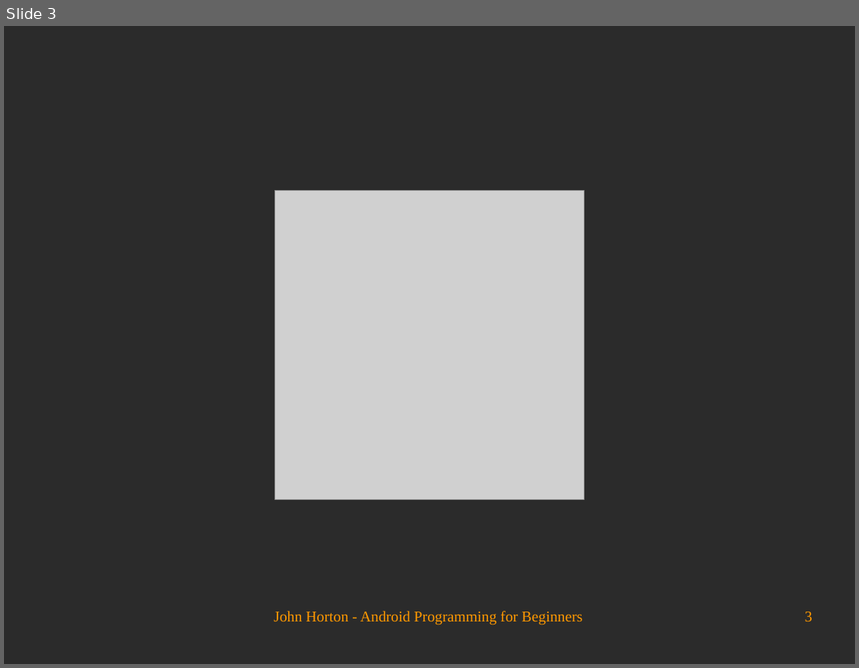
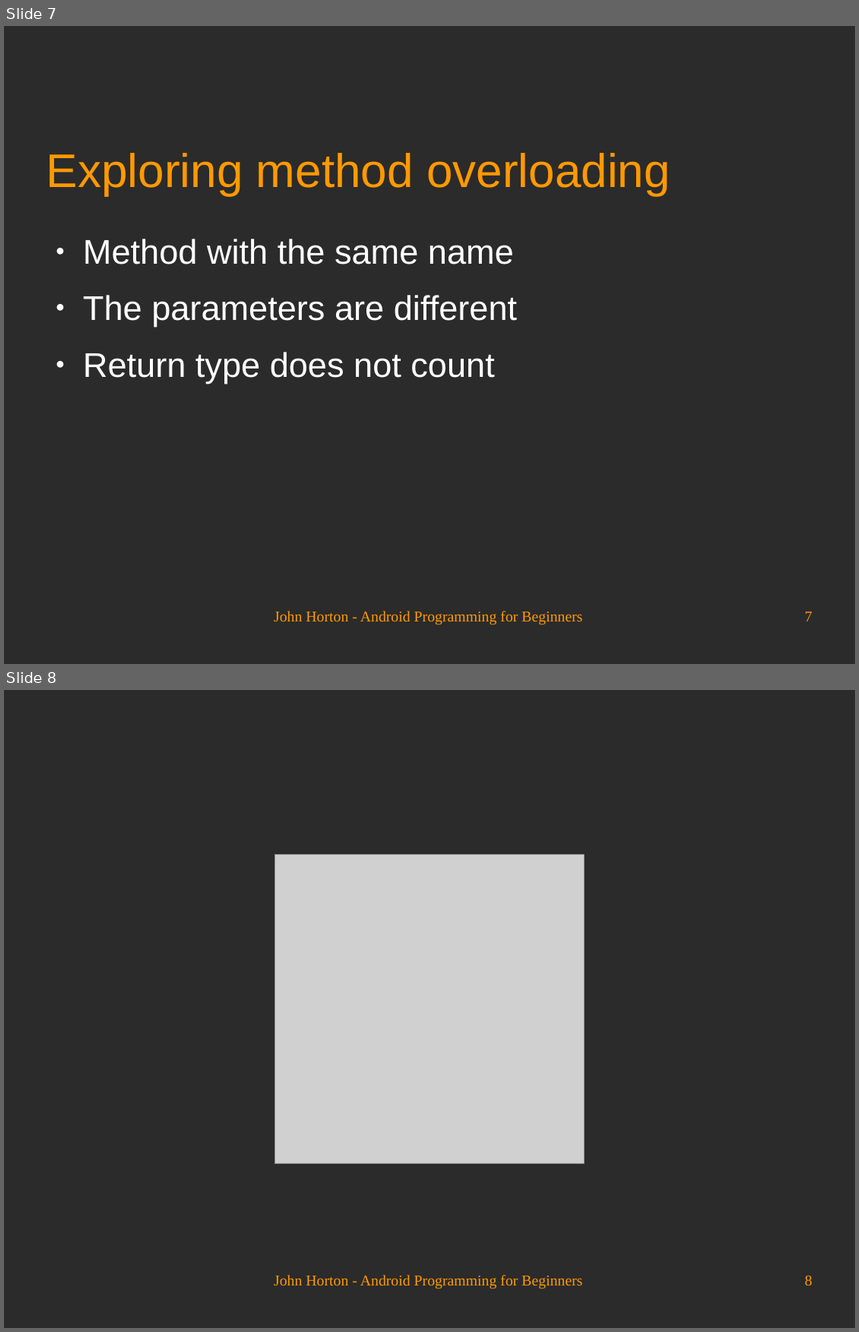
Before and after one commit to Academy-Soft-Intellect/Android-Programming-for-Beginners, a slide deck: 08_Coding_in_Java_Part_2_Methods.odp. Shown one above the other, each under a label of ours: slide 3 before the commit, slides 7 and 8 after it. The pictures are 859x668 and 859x1332 pixels, drawn with LibreOffice and Linux fonts; fonts in the diff are those of the drawing; grey boxes stand for pictures; background and template pictures are left out; a plain dark background stands for a picture behind light text. Boxes give left, top, right and bottom in pixels: in the first picture for what was removed or moved away, otherwise in the second. Text is boxed around its words. In the diff, an @@ line names an element or a change of style, - is before the commit and + after.

```diff
--- a/08_Coding_in_Java_Part_2_Methods.odp
+++ b/08_Coding_in_Java_Part_2_Methods.odp
@@ slide 7 added at [4, 26, 855, 664], background picture (left out) @@
@@ title added at [47, 153, 671, 195], 44 pt, text #FF9900 @@
+Exploring method overloading
@@ text added at [83, 239, 517, 383], 32 pt, text #FFFFFF @@
+● Method with the same name
+● The parameters are different
+● Return type does not count
@@ text added at [274, 611, 582, 626], 14 pt, text #FF9900 @@
+John Horton - Android Programming for Beginners
@@ page number added at [805, 612, 813, 622], 14 pt, text #FF9900 @@
+7
@@ what was slide 3 is now slide 8 @@
@@ page number at [805, 1276, 813, 1286]: text changed @@
-3
+8
```
Also in this commit, not shown: 2 slides changed, 4 other slides added.
